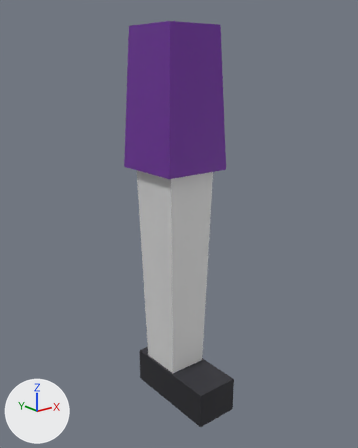
Two versions of the glTF model examples/solid-eleven/assets/shared/models/leg_k18.glb, one commit apart.
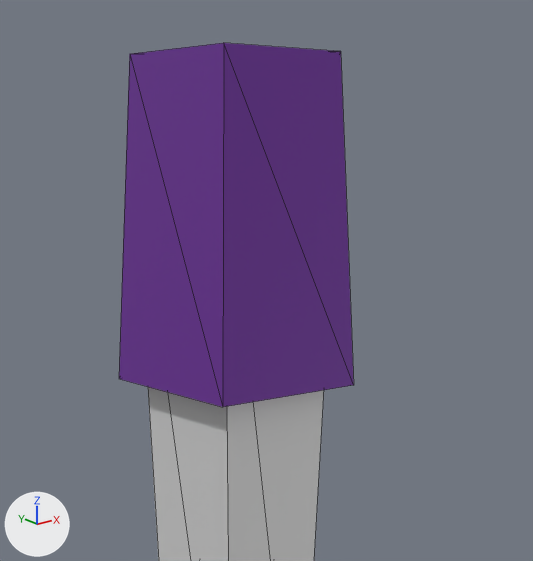
Each version appears first whole from a 50 mm lens placed at (-0.729, -0.929, -0.072), pointed at (-0.009, -0.028, -0.432), and next in a close-up on the part from 20% to 85% of the width and 1% to 55% of the height. Lighting does not change. The marker at lower left points along +X, +Y and +Z. The last two pictures show the newer version. The close-ups show mesh edges as thin lines. Vertices at exactly the same position are counted once.

In view in the first close-up: 'leg_kit'.
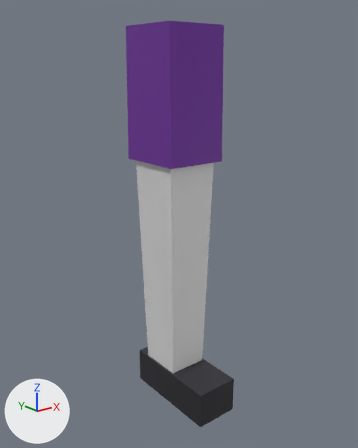
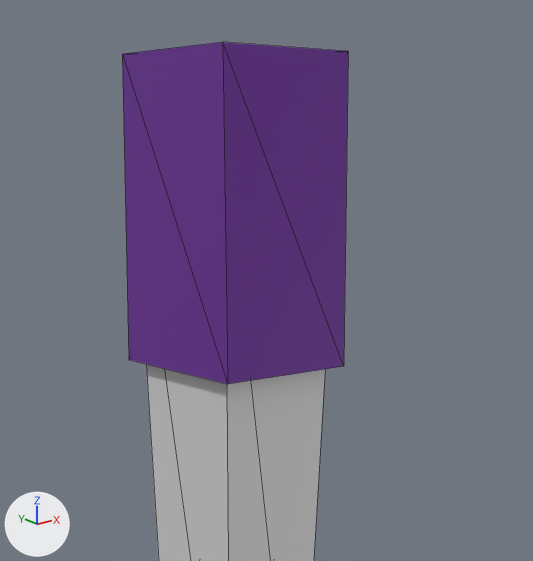
The edits, one by one:
me_leg_kit_018 is used by ob_leg_kit; location (0.0, 0.0, 0.0).
me_leg_kit_018 had 24 vertices, 32 faces and spanned x -0.085..0.085, y -0.17..0.09, z -0.91..0.02.
me_leg_kit_018 now has 24 vertices, 32 faces and spans x -0.075..0.075, y -0.17..0.09, z -0.91..0.02.
Part 1, on me_leg_kit_018:
Vertex 0 of me_leg_kit_018 moves from (-0.07, 0.075, 0.02) at pixel (129, 53) to (-0.075, 0.08, 0.02) at pixel (122, 53).
Vertex 1 of me_leg_kit_018 moves from (0.07, 0.075, 0.02) to (0.075, 0.08, 0.02).
Vertex 2 of me_leg_kit_018 moves from (0.085, 0.09, -0.3) to (0.075, 0.085, -0.28).
Vertex 3 of me_leg_kit_018 moves from (-0.085, 0.09, -0.3) at pixel (118, 378) to (-0.075, 0.085, -0.28) at pixel (128, 359).
Vertex 4 of me_leg_kit_018 moves from (0.07, -0.075, 0.02) at pixel (340, 51) to (0.075, -0.08, 0.02) at pixel (348, 51).
Vertex 5 of me_leg_kit_018 moves from (0.085, -0.09, -0.3) at pixel (353, 385) to (0.075, -0.085, -0.28) at pixel (343, 366).
Vertex 6 of me_leg_kit_018 moves from (-0.07, -0.075, 0.02) at pixel (223, 42) to (-0.075, -0.08, 0.02) at pixel (222, 41).
Vertex 7 of me_leg_kit_018 moves from (-0.085, -0.09, -0.3) at pixel (222, 407) to (-0.075, -0.085, -0.28) at pixel (227, 384).

Location of each change, (x1, y1, x2, y2) in pixels of the close-ups (533 x 561 px; the box of a moved part takes in the faces that stretch with it):
'leg_kit', reshaped
    before: (119, 43, 354, 561)
    after: (122, 42, 348, 561)
part 1 of me_leg_kit_018, moved or reshaped
    before: (119, 43, 354, 407)
    after: (122, 42, 348, 384)
